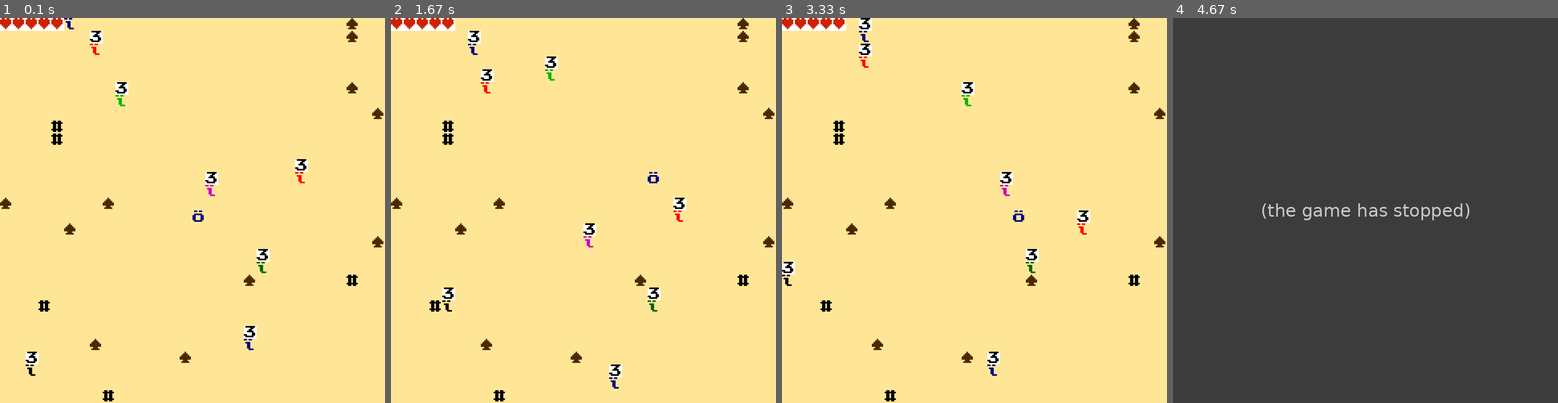
Above: before the commit, frames 1-4 (left to right).
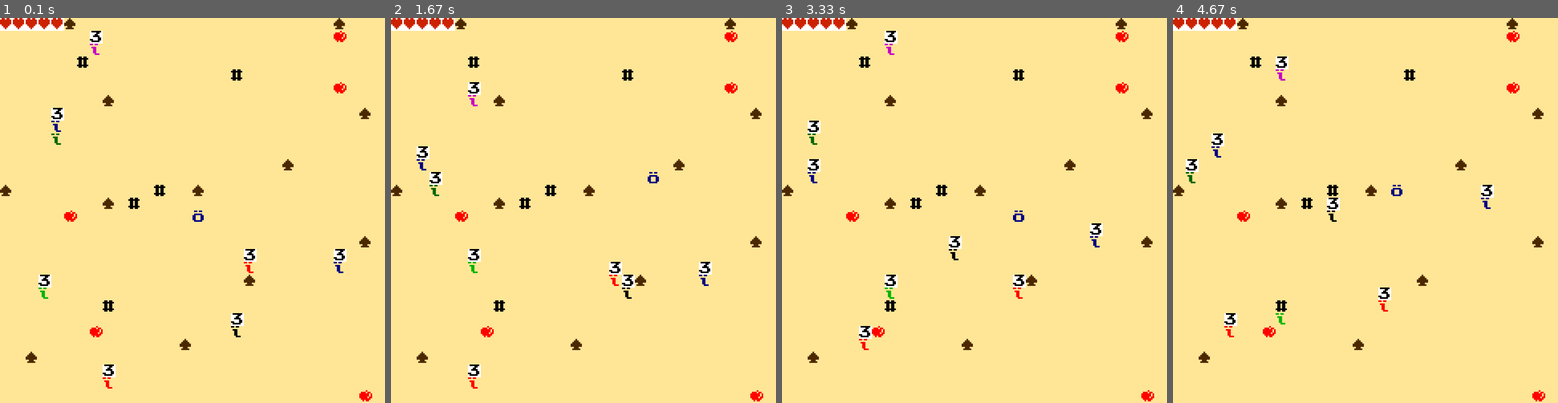
Above: after the commit, the same moments.

Repository: EuMiguelll/Projeto-Python-Individual-EuMiguel
Game: pygame game, started from codigo/jogo.py
The game is run twice, just before and just after one commit, with the same random seed, the same clock (stepped at 60 frames per second) and the same inputs.
Inputs:
- Up to frame 1 (0.1 s): no input
- Up to frame 2 (1.67 s): hold Right 0.33-0.8 s; hold Up 0.83-1.28 s; hold Right from 1.32 s (still down)
- Up to frame 3 (3.33 s): release Right at 1.8 s; hold Left 1.83-2.37 s; hold Down 2.4-2.92 s; tap I at 2.95 s
- Up to frame 4 (4.67 s): hold Left 3.62-4.13 s; tap I at 3.77 s; hold Up 4.17-4.53 s; hold Right from 4.57 s (still down)

The runs differ from the first frame. In frame 1, 3.8% of the frame differs, in the area x 0-100%, y 0-100%; in frame 2, 4.4%; in frame 3, 4.4%; in frame 4, 100%.
Error before the commit: UnboundLocalError: cannot access local variable 'moveu' where it is not associated with a va...; the game stopped at 3.77 s (later frames are placeholders)

Commit message:
arrumei algns erros, os coracoes agr estao sendo desenhados dnv

Diff:
--- a/codigo/constantes.py
+++ b/codigo/constantes.py
@@ -28,9 +28,9 @@
 # As constantes abaixo são os caracteres que representam cada objeto no mapa.
 # Você pode mudar os caracteres para o que preferir.
 JOGADOR = 'ӧ'
-CORACAO = ''
+MAÇA = ''
 ESPINHO = '♠'
-MONSTRO = 'ϊ'
 PAREDE = '#'
 VIDA = "♥"
 DANO = "~"
+MONSTRO = 'ϊ'
--- a/codigo/inicializacao.py
+++ b/codigo/inicializacao.py
@@ -16,12 +16,12 @@
         posicoes_ocupadas.append([x,0])
 
     #gera uma posicao desocupada
-    x_pos = randint(0, largura_mapa)
-    y_pos = randint(0, altura_mapa)
+    x_pos = randint(0, 29)
+    y_pos = randint(0, 29)
 
     while [x_pos,y_pos] in posicoes_ocupadas:
-        x_pos = randint(0, largura_mapa)
-        y_pos = randint(0, altura_mapa)
+        x_pos = randint(0, 29)
+        y_pos = randint(0, 29)
     posicoes_ocupadas.append([x_pos,y_pos])
 
     return [x_pos, y_pos]
@@ -43,7 +43,7 @@
     """
     objetos = []
 
-    normais = [JOGADOR, ESPINHO, PAREDE, VIDA, DANO]
+    normais = [JOGADOR, ESPINHO, PAREDE, VIDA, DANO, MAÇA]
 
     if tipo in normais:
         for i in range(quantidade):
@@ -116,7 +116,7 @@
     # Cria outros objetos do mapa
     posicoes_ocupadas = [pos_jogador]
     objetos = []
-    objetos += gera_objetos(5, CORACAO, VERMELHO, largura_mapa, altura_mapa, posicoes_ocupadas)
+    objetos += gera_objetos(5, MAÇA, VERMELHO, largura_mapa, altura_mapa, posicoes_ocupadas)
     objetos += gera_objetos(12, ESPINHO, VERDE_CLARO, largura_mapa, altura_mapa, posicoes_ocupadas)
     objetos += gera_objetos(8, MONSTRO, BRANCO, largura_mapa, altura_mapa, posicoes_ocupadas)
     objetos += gera_objetos(5, PAREDE, MARROM_ESCURO, largura_mapa, altura_mapa, posicoes_ocupadas)
@@ -129,5 +129,5 @@
         'objetos': objetos,
         'mapa': mapa,
         'mensagem': '',  # Use esta mensagem para mostrar mensagens ao jogador, como "Você perdeu uma vida" ou "Você ganhou uma vida"
-        'posicoes_ocupadas': posicoes_ocupadas
+        'posicoes_ocupadas':posicoes_ocupadas
     }
--- a/codigo/tela_jogo.py
+++ b/codigo/tela_jogo.py
@@ -20,18 +20,16 @@
         for x in range(largura_tela):
             motor.desenha_string(janela, x, y, " ", AMARELO_PRAIA, AMARELO_PRAIA)
 
-    #Desenha vida com caveiras no espaco restante
+    #Desenha vida com ~ no espaco restante
     string_vida = (estado["vidas"]*VIDA)+(estado["max_vidas"]-estado["vidas"])*DANO
     motor.desenha_string(janela, 0,0, string_vida, BRANCO, VERMELHO_ESCURO)
-
-
 
     #desenha os espinhos e o coracao e parede
     for objeto in estado["objetos"]:
         if objeto["tipo"] == ESPINHO:
             motor.desenha_string(janela, objeto["posicao"][0], objeto["posicao"][1], ESPINHO, AMARELO_PRAIA, MARROM_MAIS_ESCURO)
-        elif objeto["tipo"] == CORACAO:
-            motor.desenha_string(janela, objeto["posicao"][0], objeto["posicao"][1], CORACAO, AMARELO_PRAIA, VERMELHO_ESCURO)
+        elif objeto["tipo"] == MAÇA:
+            motor.desenha_string(janela, objeto["posicao"][0], objeto["posicao"][1], MAÇA, AMARELO_PRAIA, VERMELHO)
         elif objeto["tipo"] == PAREDE:
             motor.desenha_string(janela, objeto["posicao"][0], objeto["posicao"][1], PAREDE,AMARELO_PRAIA, PRETO)
         elif objeto["tipo"] == MONSTRO:
@@ -137,7 +135,7 @@
                 estado["mensagem"] = "VOCE TOCOU NO ESPINHO!! -1HP"
                 estado["vidas"] -=1
         #checa se o jogador está tocando em um coracao:
-        elif objeto["tipo"] == CORACAO:
+        elif objeto["tipo"] == MAÇA:
             if objeto["posicao"] == estado["pos_jogador"]:
                 if estado["vidas"] < estado["max_vidas"]:
                     estado["mensagem"] = "VOCE PEGOU UMA VIDA!! +1HP"
